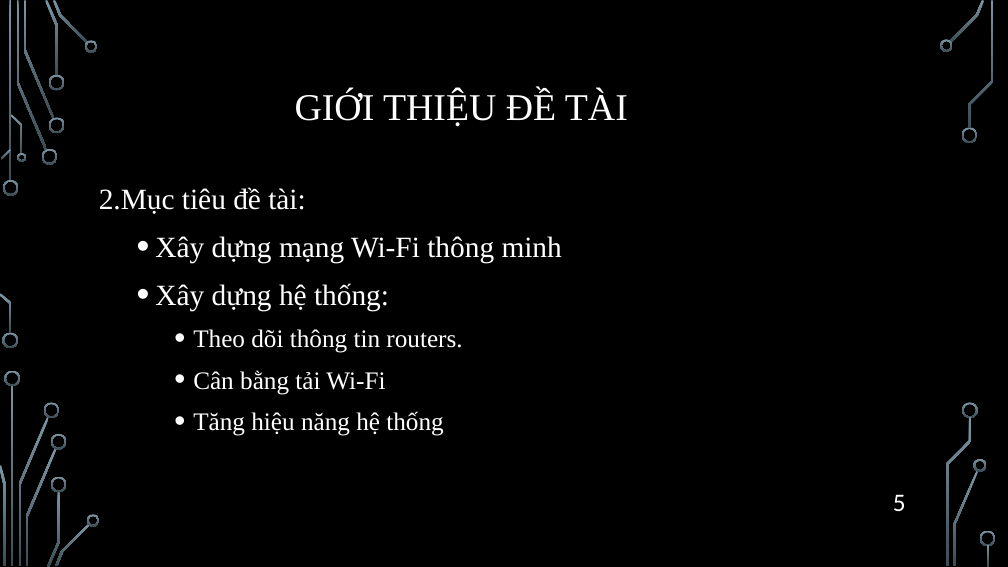
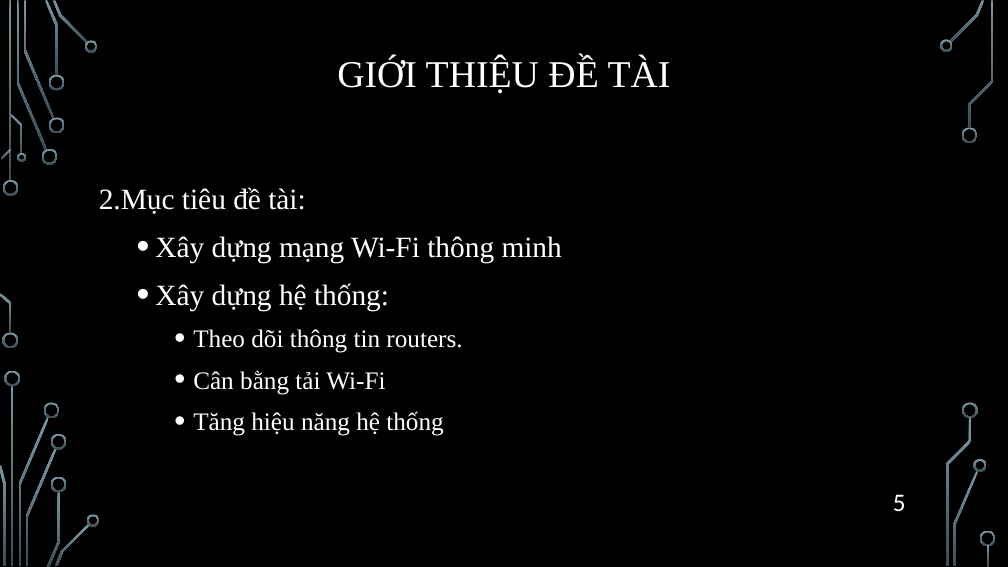
Before and after one commit to khaipham1211/openwrt, a slide deck: slide 5 of BÁO-CÁO-LUẬN-VĂN-TỐT-NGHIỆP(2).pptx. Drawn at 1008x567 pixels with LibreOffice and Linux fonts; fonts in the diff are those of the drawing; background and template pictures are left out. Boxes give left, top, right and bottom in pixels: in the first picture for what was removed or moved away, otherwise in the second. Text is boxed around its words. In the diff, an @@ line names an element or a change of style, - is before the commit and + after.

```diff
--- a/BÁO-CÁO-LUẬN-VĂN-TỐT-NGHIỆP(2).pptx
+++ b/BÁO-CÁO-LUẬN-VĂN-TỐT-NGHIỆP(2).pptx
@@ title "GIỚI THIỆU ĐỀ TÀI": place and size @@
-title "GIỚI THIỆU ĐỀ TÀI" at [295,91,628,127]
+title "GIỚI THIỆU ĐỀ TÀI" at [337,58,671,94]
@@ title "GIỚI THIỆU ĐỀ TÀI" at [337,58,671,94]: alignment left to centre @@
```
Also in this commit, not shown: 1 other slide changed, 4 other files.
